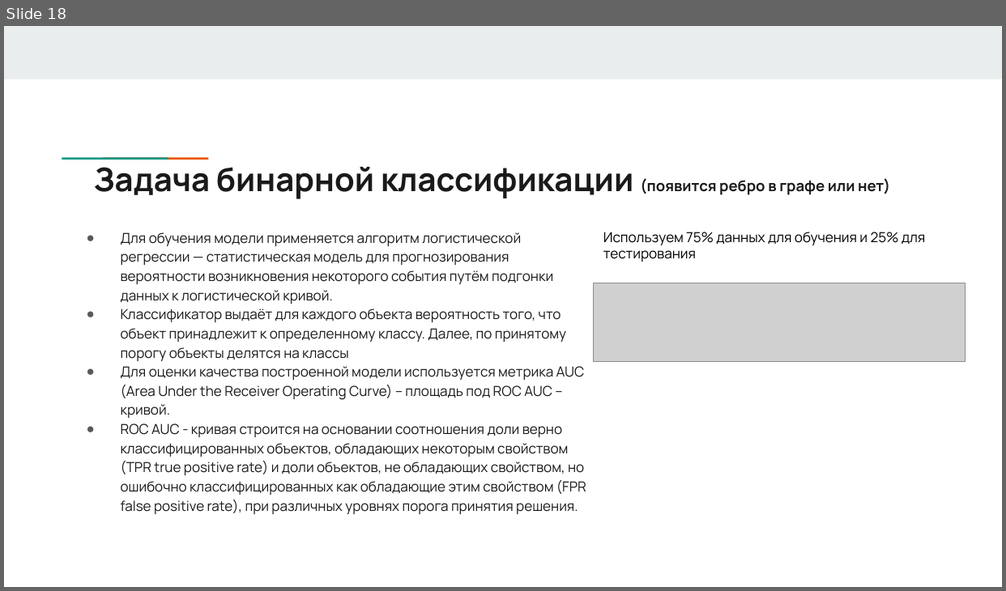
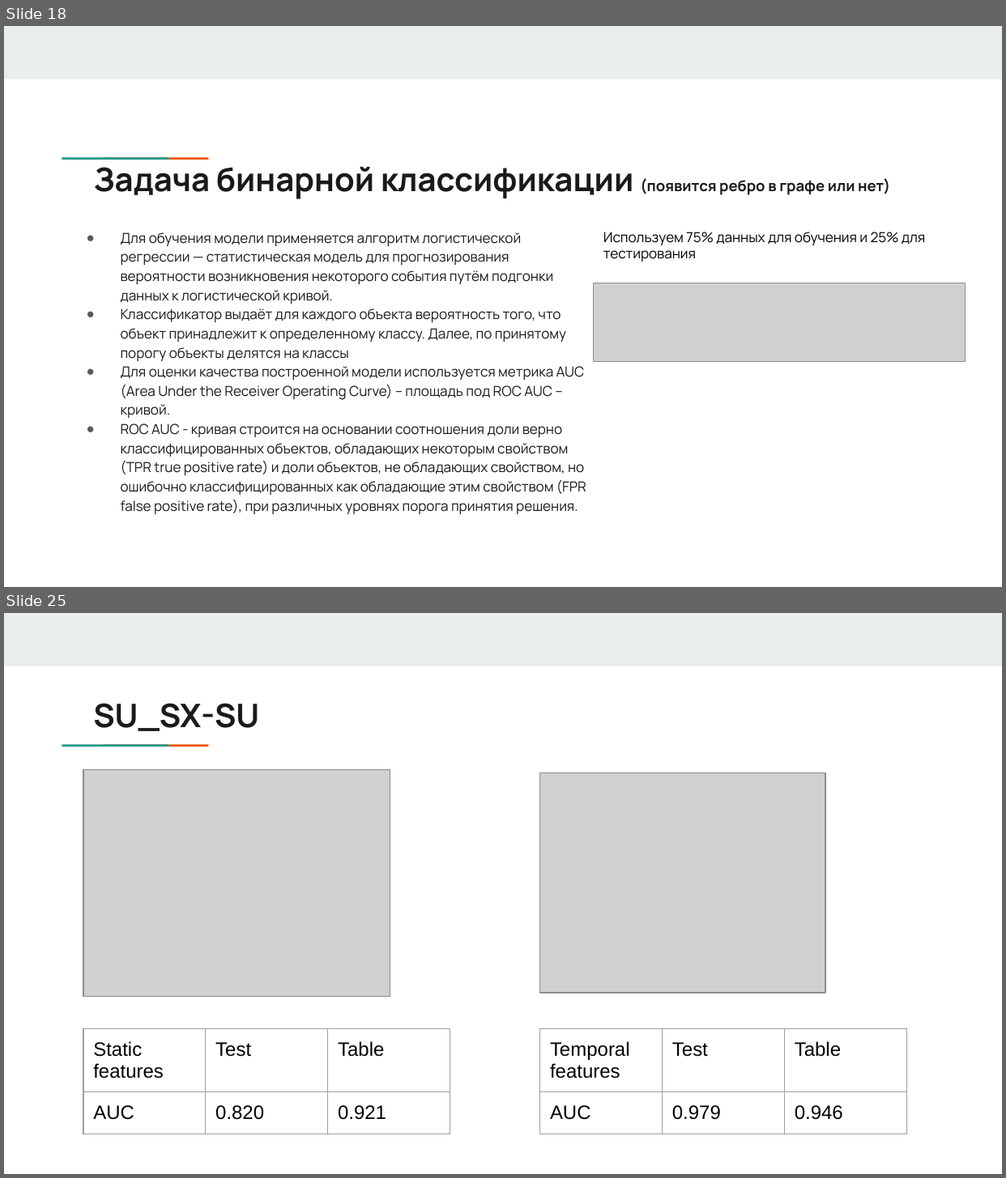
Before and after one commit to answerIII/GraphTheory2022-2023, a slide deck: notes/Team17.pptx. Shown one above the other, each under a label of ours: slide 18 before the commit, slides 18 and 25 after it; the slides between them are not shown. The pictures are 1006x591 and 1006x1178 pixels, drawn with LibreOffice and Linux fonts; fonts in the diff are those of the drawing; grey boxes stand for pictures. Boxes give left, top, right and bottom in pixels: in the first picture for what was removed or moved away, otherwise in the second. Text is boxed around its words. In the diff, an @@ line names an element or a change of style, - is before the commit and + after.

```diff
--- a/notes/Team17.pptx
+++ b/notes/Team17.pptx
@@ slide 25 added at (x1=4, y1=613, x2=1002, y2=1174), background #FFFFFF; not listed: 3 template elements that a slide beside it also shows @@
@@ title added at (x1=93, y1=703, x2=259, y2=731), 23.4 pt, text #1A1A1A, bold @@
+SU_SX-SU
@@ picture added at (x1=84, y1=769, x2=390, y2=996) @@
@@ picture added at (x1=540, y1=773, x2=825, y2=992) @@
@@ table added at (x1=84, y1=1029, x2=452, y2=1139), 2 rows, 3 columns @@
+Static features | Test | Table
+AUC | 0.820 | 0.921
@@ table added at (x1=540, y1=1029, x2=908, y2=1139), 2 rows, 3 columns @@
+Temporal features | Test | Table
+AUC | 0.979 | 0.946
```
Also in this commit, not shown: 3 slides changed, 5 other slides added, 3 slides removed, 19 other files.
